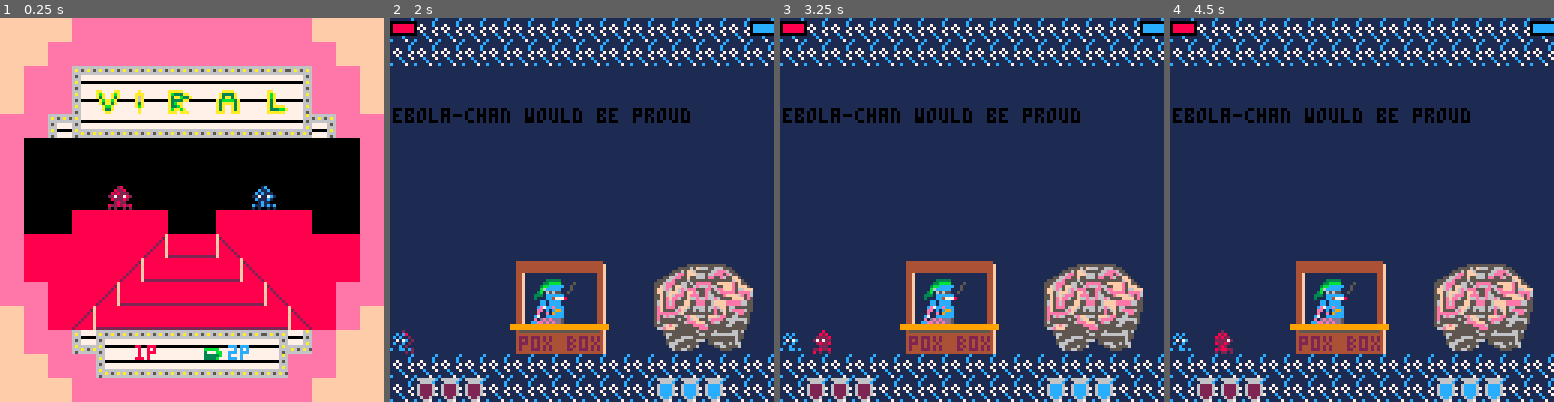
Above: before the commit, frames 1-4 (left to right).
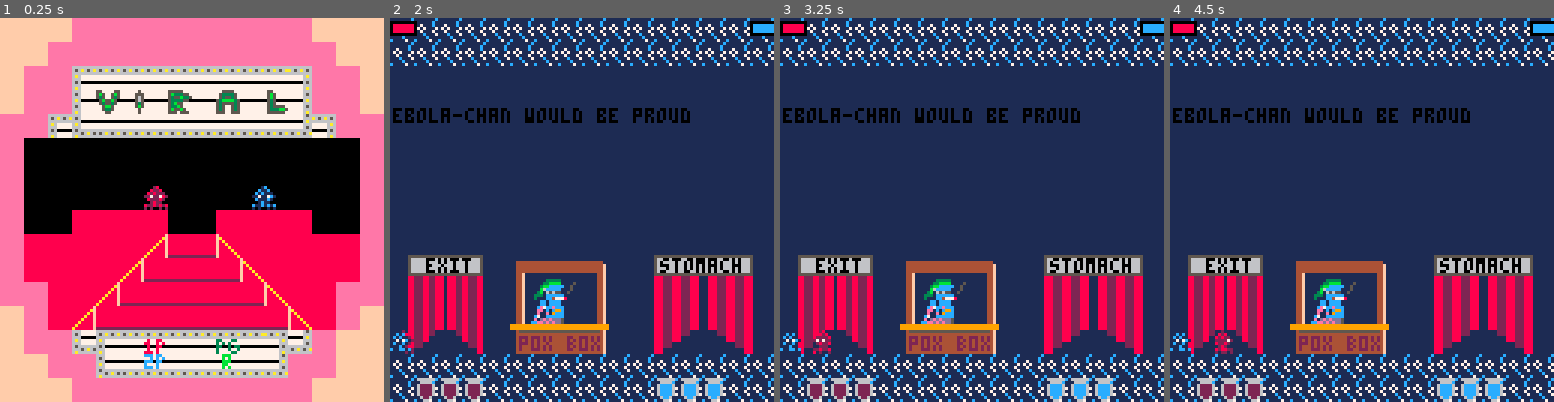
Above: after the commit, the same moments.

Repository: Von-dy/Game_Design_Final_Project
Game: PICO-8 cartridge viral.p8
Same seed, same stepped clock (60 frames per second), same inputs: the game is played once before the commit and once after it.
Inputs:
- Up to frame 1 (0.25 s): no input
- Up to frame 2 (2 s): tap X (X key) at 0.33, 1.07, 1.85 s; tap O (Z key) at 0.7, 1.7 s; hold Right from 1.6 s (still down)
- Up to frame 3 (3.25 s): release Right at 2.1 s; tap O (Z key) at 2.1, 2.5, 2.9 s; hold Up 2.15-2.42 s; hold Right 2.47-3.03 s; tap X (X key) at 2.97 s; hold Left from 3.08 s (still down)
- Up to frame 4 (4.5 s): tap O (Z key) at 3.3, 3.7, 4.1 s; release Left at 3.58 s; hold Down 3.63-3.97 s; hold Right from 4.02 s (still down); tap X (X key) at 4.08 s

The runs differ from the first frame. In frame 1, 3.5% of the frame differs, in the area x 13-87%, y 13-94%; in frame 2, 10%; in frame 3, 10%; in frame 4, 10%, in the area x 4-95%, y 61-88%.

Commit message:
same changes I said before

Diff:
--- a/viral.p8
+++ b/viral.p8
@@ -296,7 +296,8 @@
  },
  { -- overworld
   {40, 79, 72, 111}, -- pox_box
-  {88, 79, 120, 111} -- next_boss
+  {88, 79, 120, 111}, -- next_boss
+  {6, 79, 30, 111}
  }
 }
 ------------------------------
@@ -320,7 +321,7 @@
  {132,241,241}, --stomach
  {136,138,224}, --lungs
  {140}, --brain
- {204, 140} --overworld
+ {204, 12, 12} --overworld
 }
 
 boss_anim_size_vecs={
@@ -328,7 +329,7 @@
  {v(32,32), v(8,8), v(8,8)},
  {v(16, 32), v(16, 32), v(8, 8)},
  {v(32, 32)},
- {v(32,32), v(32,32)}
+ {v(32,32), v(32,32), v(32,32)}
 }
 
 -----------------------------
@@ -1404,6 +1406,7 @@
 
 function _draw()
  cls()
+ pal()
  map(0,0,0,0,16,16)
  cameffects()
  if game.state<2 then
@@ -1459,34 +1462,12 @@
 function draw_menu()
  local selx
  --main
- pal()
  if game.frame_counter%20==0 then menu_color+=1 end
  if menu_color%2==0 then pal(5, 10) pal(10,5) end
 
  if game.menu==0 then
-  --draw_lips(0, {48,64,25,2,5})
-  --sspr(96,0,32,32,0,0,127,127)
-  --sspr(56,0,40,8,16,20,96,24)
-  --print("1 player",20,90,11)
-  --print("2 players",20,100)
-  --print("hold z for instructions",20,110)
-  print("1p",45,109,8)
-  print("2p",76,109,12)
-  if game.menuchoice>0 then selx=36 else selx=67 spr(38, 84, 56) end
-  spr(6, 36, 56)
-  spr(41,selx,108)
-
- --player select
- -- elseif game.menu==1 then
- --  rect(20,40,60,100,5)
- --  spr(12,22,42)
- --  if players[1].menuselect>0 then spr(38,37,64) else spr(6,37,64) end
- --  if #players>1 then
- --   rect(70,40,110,100)
- --   spr(13,72,42)
- --   if players[2].menuselect>0 then spr(38,87,64) else spr(6,87,64) end
- --  end
-
+  spr(6, 48, 56)
+  if game.menuchoice>0 then selx=36 spr(35, 84, 56)  else selx=67 spr(38, 84, 56) end
  --difficulty
  elseif game.menu==2 then
   print("easy",43,109,3)
@@ -1592,12 +1574,31 @@
   local size_vec=boss_anim_size_vecs[id][i]
   local spr_vec=get_spr_pixels(boss_anim_sprites[id][i])
   local b=boss.hit_boxes[i]
+  if spr_vec.x==32 and game.frame_counter==30 then
+   b.xl-=1
+   b.yt-=1
+   b.xr+=1
+   b.yb+=1
+  end
+  if spr_vec.x==32 and game.frame_counter==0 then
+   b.xl+=1
+   b.yt+=1
+   b.xr-=1
+   b.yb-=1
+  end
   if draw==true then spr_vec_to_box(b, spr_vec, size_vec) end
   if id!=5 then
    draw_eyes(boss.state, boss_eye_points[id])
    draw_lips(boss.state, boss_lip_points[id])
    if id==3 then draw_smoke(boss.safe_space) end
   else
+   local s=""
+   if game.next_boss==1 then s="heart"
+   elseif game.next_boss==2 then s="stomach" -- code
+   elseif game.next_boss==3 then s="lungs"
+   else s="brain" end
+   print("exit", 12, 80)
+   print(s, 90, 80)
    if game.is_shopping then draw_pox_box()
    else
     local t="nice job. last boss ahead."
@@ -1609,6 +1610,8 @@
    end
   end
  end
+
+ if boss.wave then spr_vec_to_box(boss.wave.hbox, v(72,24), v(8,8)) end
 end
 
 function draw_pox_box()
@@ -2084,8 +2087,8 @@
 292929292929292929292929292929295c5d5d5d5d3a6a6a6a6a3b5d5d5d5d5c707070686868686868686868686868686e6f6e6f6e6f6e6f6e6f6e6f6e6f6e6f786878787868786878687868786878685f5f00000000000000000000000000000000000000000000000000000000000000000000000000000000000000000000
 292929292929292929292929292929295c5c5d5d3a6a6a6a6a6a6a3b5d5d5c5c686868686868686868686868686868687e7f7e7f7e7f7e7f7e7f7e7f7e7f7e7f786878687878786878687868786878685f5f00000000000000000000000000000000000000000000000000000000000000000000000000000000000000000000
 292929292929292929292929292929297e5c5d3a6a6a6a6a6a6a6a6a3b5d5c7e686868686868686868686868686868687e7f7e7f7e7f7e7f7e7f7e7f7e7f7e7f786878687868786878687868786878685f5f00000000000000000000000000000000000000000000000000000000000000000000000000000000000000000000
-292929292929292929292929292929297e5c5cf8f2f3f3f3f3f3f3f6f95c7e7e686868686868686868686868686868684e4e4e6e6e6e6e4e4e4e4e6e6e6e4e4e786878687878786878687878786878685f5f00000000000000000000000000000000000000000000000000000000000000000000000000000000000000000000
-292929292929292929292929292929297e7e5c5cf8f7f7f7f7f7f7f95c5c7e7e404140414041404140414041404140415a5b5a474647465b5a5b464746475a5b786878687868786878687868786878685f5f00000000000000000000000000000000000000000000000000000000000000000000000000000000000000000000
+292929292929292929292929292929297e5c5cf8f2f3d5f3f3d7f3f6f95c7e7e686868686868686868686868686868684e4e4e6e6e6e6e4e4e4e4e6e6e6e4e4e786878687878786878687878786878685f5f00000000000000000000000000000000000000000000000000000000000000000000000000000000000000000000
+292929292929292929292929292929297e7e5c5cf8f7d6f7f7d8f7f95c5c7e7e404140414041404140414041404140415a5b5a474647465b5a5b464746475a5b786878687868786878687868786878685f5f00000000000000000000000000000000000000000000000000000000000000000000000000000000000000000000
 292929292929292929292929292929297e7e7e5c5c5c5c5c5c5c5c5c5c7e7e7e5051505150515051505150515051505156575657565756575657565756575657786878687868786878687878786878685f5f5f5f5f5f5f0000000000000000000000000000000000000000000000000000000000000000000000000000000000
 787878787878787878787878787878787e7e7e5c5c5c5c5c5c5c5c5c5c7e7e7e4444444444444444444444444444444400000000000000000000000000000000000000000000000000000000005f0000000000000000000000000000000000000000000000000000000000000000000000000000000000000000000000000000
 646564656564656465646464656464657e7e5c5c5c5c5c5c5c5c5c5c5c5c7e7e444444444444444444444444444444440000000000000000000000000000000000000000000000000000000000000000000000000000000000000000000000000000000000000000000000000000000000000000000000000000000000000000
Not shown, changed: 69 lines of the sprite sheet (__gfx__) section of viral.p8
